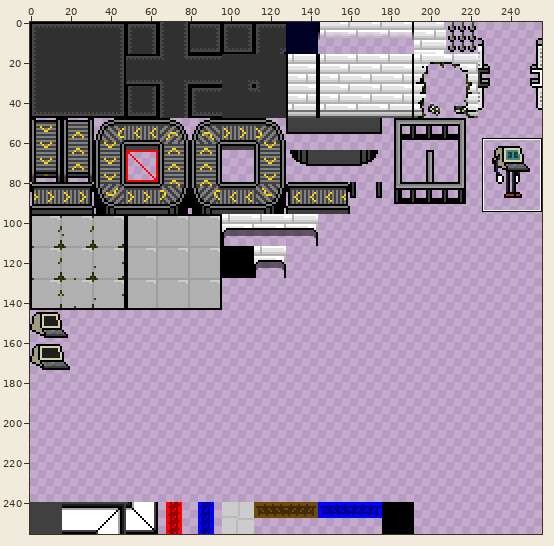
Sprite sheet, stored at Assets/Maps/tileset.png. Above, an overview of the earlier version with the close-up marked.
Close-up. Earlier state:
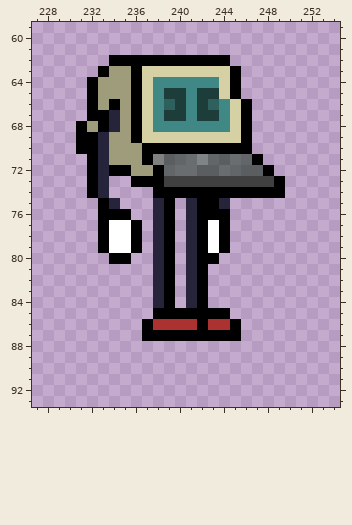
The file is 256x256 pixels. Pixels under 10% opacity are left out. Colours within 5 levels of each other are drawn and written as one. Shown: x 227..254, y 59..93.
After the commit:
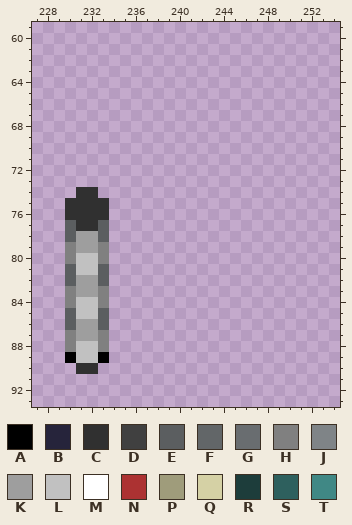
Palette (. is transparent): A #000000  B #26243b  C #303030  D #404040  E #5b5e60  F #626668  G #696d70  H #808080  J #7f8487  K #9e9e9e  L #c1c1c1  M #ffffff  N #ac3232  P #9f9c7b  Q #d5d1a5  R #1d3d3b  S #2e605e  T #408885
What changed:
y 62: x 234..244 AAAAAAAAAAA -> ...........
y 63: x 233..245 APPAQQQQQQQQA -> .............
y 64: x 232..245 APPPAQTTTTTTQA -> ..............
y 65: x 232..245 APPPAQTRRTRRQA -> ..............
y 66: x 232..246 APAPAQTSRTRSTQA -> ...............
y 67: x 232..246 AABPAQTRRTRRTQA -> ...............
y 68: x 231..246 APABPAQTTTTTTTQA -> ................
y 69: x 231..246 AABPPAQQQQQQQQQA -> ................
y 70: x 231..246 AABPPPAAAAAAAAAA -> ................
y 71: x 232..247 ABPPPAHEFGJFEGFA -> ................
y 72: x 232..248 ABAAPPAFGGEEGFEEA -> .................
y 73: x 232..233 AB -> ..; x 236..249 AAADDDDDDDDDDA -> ..............
y 74: x 231..233 .AB -> CC.; x 238..249 AAAAAAAAAAAA -> ............
y 75: x 230..234 ...AB -> CCCC.; x 238..239 BA -> ..; x 241..244 BAAB -> ....
y 76: x 230..235 ...AAA -> CCCC..; x 238..239 BA -> ..; x 241..244 BAAA -> ....
y 77: x 230..236 ...AMMA -> ECCE...; x 238..239 BA -> ..; x 241..244 BAMA -> ....
y 78: x 230..236 ...AMMA -> EKKE...; x 238..239 BA -> ..; x 241..244 BAMA -> ....
y 79: x 230..236 ...AMMA -> HKKH...; x 238..239 BA -> ..; x 241..244 BAMA -> ....
y 80: x 230..235 ....AA -> HLLH..; x 238..239 BA -> ..; x 241..243 BAA -> ...
y 81: x 230..233 .... -> ELLE; x 238..239 BA -> ..; x 241..242 BA -> ..
y 82: x 230..233 .... -> EKKE; x 238..239 BA -> ..; x 241..242 BA -> ..
y 83: x 230..233 .... -> HKKH; x 238..239 BA -> ..; x 241..242 BA -> ..
y 84: x 230..233 .... -> HLLH; x 238..239 BA -> ..; x 241..242 BA -> ..
y 85: x 230..233 .... -> ELLE; x 238..244 AAAAAAA -> .......
y 86: x 230..233 .... -> EKKE; x 237..245 ANNNNANNA -> .........
y 87: x 230..233 .... -> HKKH; x 237..245 AAAAAAAAA -> .........
y 88: x 230..233 .... -> HLLH
y 89: x 230..233 .... -> ALLA
y 90: x 231..232 .. -> CC
Pixel boxes of the changes (left, top, right, bottom) in both close-ups:
changed: (65, 55, 285, 374)
